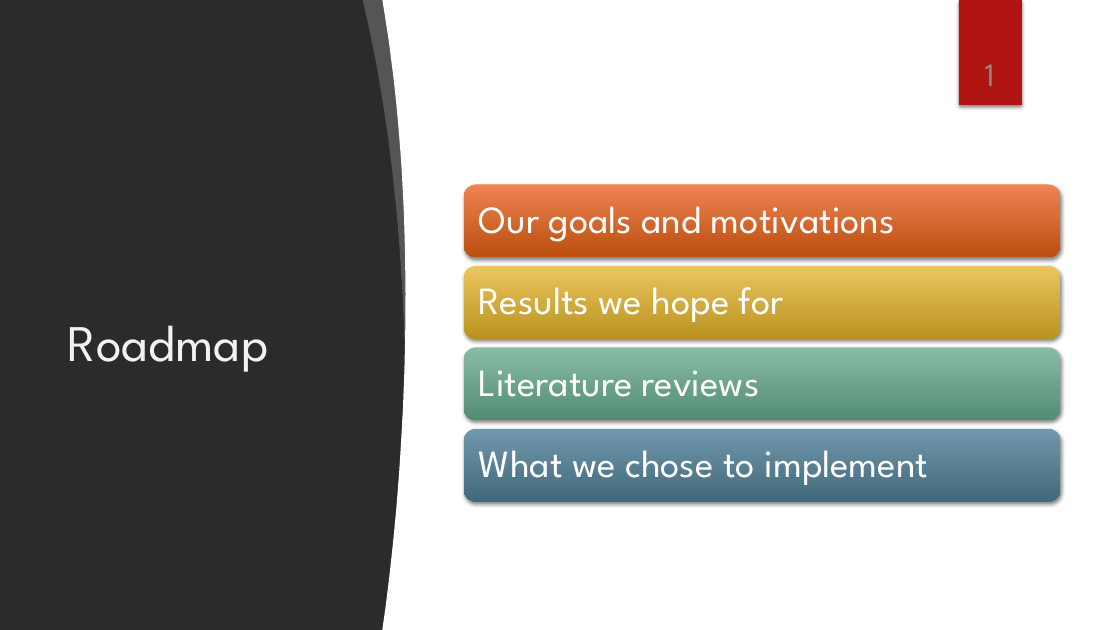
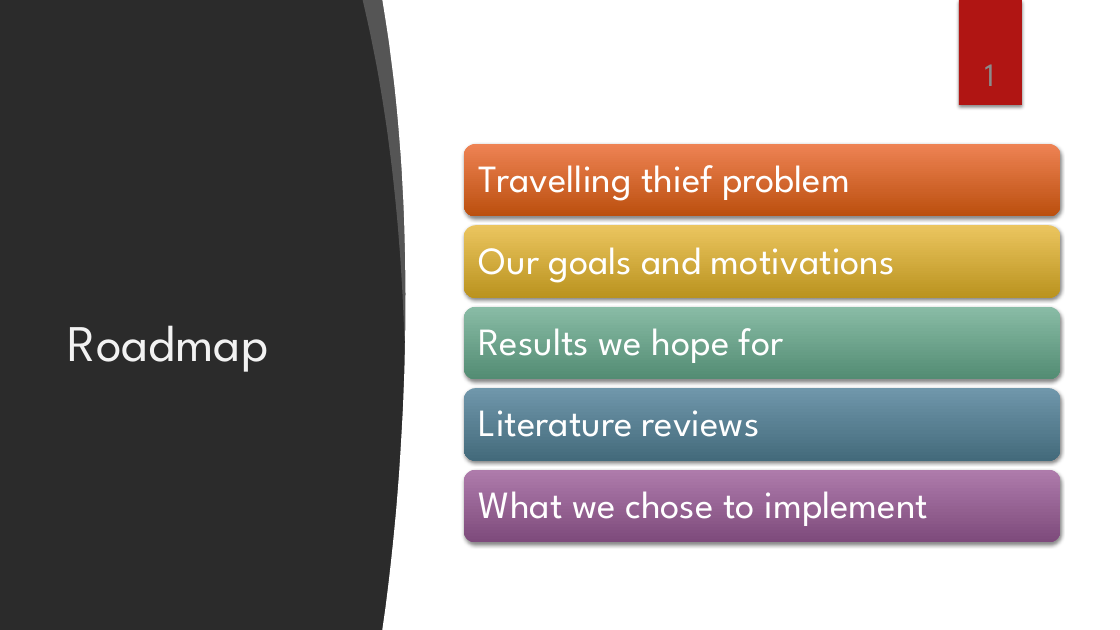
Before and after one commit to MegaKruk/PWr-ATiAI, a slide deck: slide 2 of AI-midterm-presentation_3.pptx. Drawn at 1120x630 pixels with LibreOffice and Linux fonts; fonts in the diff are those of the drawing; background and template pictures are left out; a plain dark background stands for a picture behind light text. Boxes give left, top, right and bottom in pixels: in the first picture for what was removed or moved away, otherwise in the second. Text is boxed around its words. In the diff, an @@ line names an element or a change of style, - is before the commit and + after.

```diff
--- a/AI-midterm-presentation_3.pptx
+++ b/AI-midterm-presentation_3.pptx
@@ 4 rounded rectangles: place and size @@
-4 rounded rectangles at (464,185,1060,502)
+4 rounded rectangles at (464,144,1060,461)
@@ text added at (479,165,850,201), 33 pt, text #FFFFFF @@
+Travelling thief problem
@@ rounded rectangle added at (464,470,1060,543), fill gradient #AF7CAC to #7F4B7C @@
@@ 4 texts: place and size @@
-4 texts at (479,206,928,485)
+4 texts at (479,247,928,526)
```
Also in this commit, not shown: 2 slides added, 3 other files.
